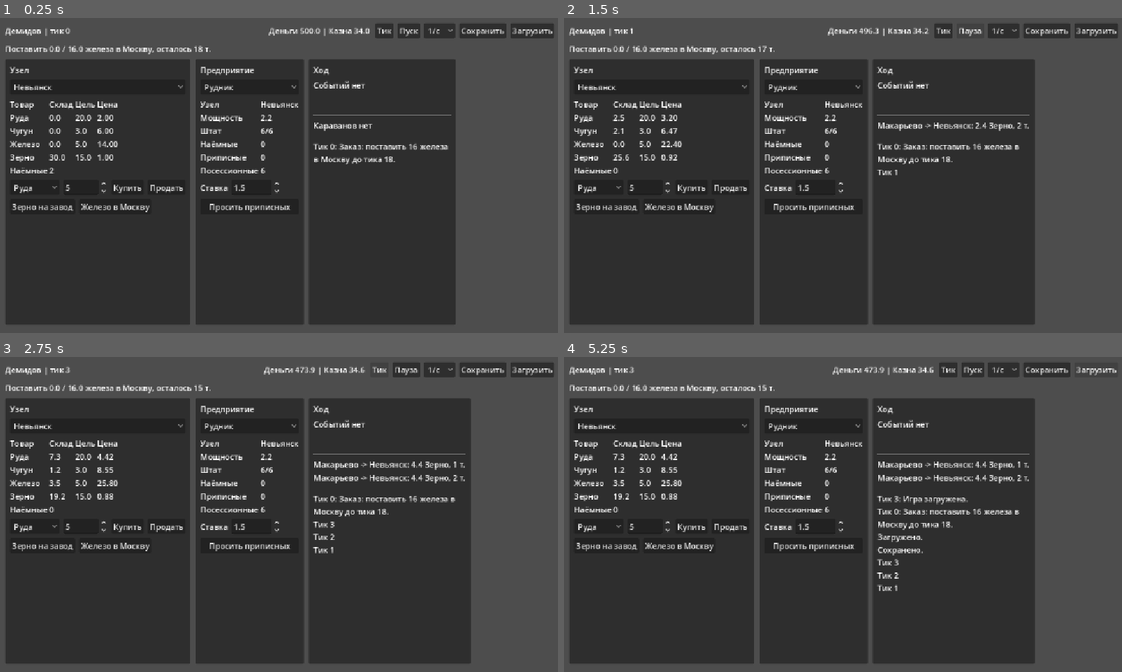
Above: before the commit, frames 1-4 (two rows, left to right).
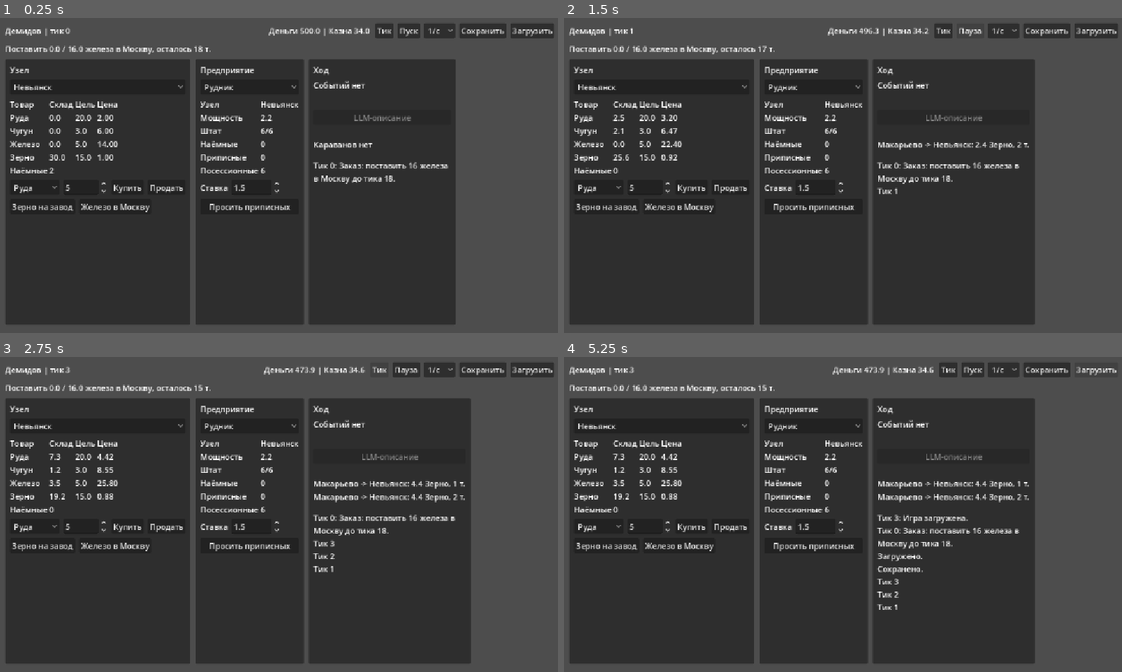
Above: after the commit, the same moments.

Repository: chas36/bearconomy
Game: Godot game, scene res://ui/main.tscn
Same seed, same stepped clock (60 frames per second), same inputs: the game is played once before the commit and once after it.
Inputs:
- Up to frame 1 (0.25 s): no input
- Up to frame 2 (1.5 s): click "Тик" at 0.5 s; click "Пуск" at 1.25 s
- Up to frame 3 (2.75 s): click "Тик" at 2 s
- Up to frame 4 (5.25 s): click "Пауза" at 2.75 s; click "1/с" at 3.5 s; click "Сохранить" at 4.25 s; click "Загрузить" at 5 s

The runs differ from the first frame. In frame 1, 1.2% of the frame differs, in the area x 56-81%, y 30-53%; in frame 2, 1.5%; in frame 3, 2.3%; in frame 4, 3.0%, in the area x 56-84%, y 30-81%.

Commit message:
game: подключить LLM NPC через OpenRouter

Diff:
--- /dev/null
+++ b/game/env_loader.gd
@@ -0,0 +1,46 @@
+# env_loader.gd — чтение локальных настроек без вывода секретов
+extends RefCounted
+
+const DEFAULT_OPENROUTER_MODEL := "openai/gpt-oss-20b:free"
+
+
+static func openrouter_config() -> Dictionary:
+	var file_values := _read_env_file("res://.env")
+	var api_key := OS.get_environment("OPENROUTER_API_KEY")
+	if api_key.is_empty():
+		api_key = file_values.get("OPENROUTER_API_KEY", "")
+
+	var model := OS.get_environment("OPENROUTER_MODEL")
+	if model.is_empty():
+		model = file_values.get("OPENROUTER_MODEL", DEFAULT_OPENROUTER_MODEL)
+
+	return {
+		"api_key": api_key.strip_edges(),
+		"model": model.strip_edges(),
+	}
+
+
+static func _read_env_file(path: String) -> Dictionary:
+	var result := {}
+	var absolute_path := ProjectSettings.globalize_path(path)
+	if not FileAccess.file_exists(absolute_path):
+		return result
+
+	var file := FileAccess.open(absolute_path, FileAccess.READ)
+	if file == null:
+		return result
+
+	while not file.eof_reached():
+		var line := file.get_line().strip_edges()
+		if line.is_empty() or line.begins_with("#") or not line.contains("="):
+			continue
+
+		var split_at := line.find("=")
+		var key := line.substr(0, split_at).strip_edges()
+		var value := line.substr(split_at + 1).strip_edges()
+		if value.length() >= 2 and value.begins_with('"') and value.ends_with('"'):
+			value = value.substr(1, value.length() - 2)
+		if not key.is_empty():
+			result[key] = value
+
+	return result
--- /dev/null
+++ b/game/openrouter_npc.gd
@@ -0,0 +1,172 @@
+# openrouter_npc.gd — временный LLM-NPC слой поверх OpenRouter
+extends RefCounted
+
+const EnvLoader := preload("res://game/env_loader.gd")
+
+const API_HOST := "openrouter.ai"
+const API_PORT := 443
+const CHAT_COMPLETIONS_PATH := "/api/v1/chat/completions"
+const DEFAULT_CA_BUNDLE := "/etc/ssl/cert.pem"
+const CONNECT_TIMEOUT_MS := 8000
+const RESPONSE_TIMEOUT_MS := 30000
+const MAX_EVENT_TEXT_CHARS := 900
+
+
+func generate_event_text(llm_context: Dictionary) -> Dictionary:
+	var config := EnvLoader.openrouter_config()
+	var api_key: String = config.get("api_key", "")
+	if api_key.is_empty():
+		return _failure("OPENROUTER_API_KEY не задан.")
+
+	var payload := {
+		"model": config.get("model", EnvLoader.DEFAULT_OPENROUTER_MODEL),
+		"messages":
+		[
+			{"role": "system", "content": _system_prompt()},
+			{"role": "user", "content": _user_prompt(llm_context)},
+		],
+		"temperature": 0.75,
+		"max_tokens": 220,
+	}
+
+	var response := _post_json(api_key, payload)
+	if not response.get("ok", false):
+		return response
+
+	var parsed = JSON.parse_string(response["body"])
+	if typeof(parsed) != TYPE_DICTIONARY:
+		return _failure("OpenRouter вернул не JSON.")
+
+	var choices: Array = parsed.get("choices", [])
+	if choices.is_empty():
+		return _failure("OpenRouter не вернул вариантов ответа.")
+
+	var message: Dictionary = choices[0].get("message", {})
+	var content := _message_content_to_text(message.get("content", ""))
+	if content.is_empty():
+		return _failure("OpenRouter вернул пустой текст.")
+
+	return {
+		"ok": true,
+		"text": content.left(MAX_EVENT_TEXT_CHARS),
+		"model": parsed.get("model", payload["model"]),
+	}
+
+
+func _post_json(api_key: String, payload: Dictionary) -> Dictionary:
+	var client := HTTPClient.new()
+	var connected := _connect_client(client)
+	if not connected.get("ok", false):
+		return connected
+
+	var sent := _send_request(client, api_key, payload)
+	if not sent.get("ok", false):
+		client.close()
+		return sent
+
+	var response := _read_response(client)
+	client.close()
+	return response
+
+
+func _connect_client(client: HTTPClient) -> Dictionary:
+	var err := client.connect_to_host(API_HOST, API_PORT, _tls_options())
+	if err != OK:
+		return _failure("Не удалось начать TLS-соединение с OpenRouter: %d." % err)
+
+	var connect_deadline := Time.get_ticks_msec() + CONNECT_TIMEOUT_MS
+	while client.get_status() in [HTTPClient.STATUS_CONNECTING, HTTPClient.STATUS_RESOLVING]:
+		client.poll()
+		if Time.get_ticks_msec() > connect_deadline:
+			client.close()
+			return _failure("Таймаут соединения с OpenRouter.")
+		OS.delay_msec(50)
+
+	if client.get_status() != HTTPClient.STATUS_CONNECTED:
+		client.close()
+		return _failure("OpenRouter недоступен.")
+
+	return {"ok": true}
+
+
+func _send_request(client: HTTPClient, api_key: String, payload: Dictionary) -> Dictionary:
+	var headers := [
+		"Authorization: Bearer %s" % api_key,
+		"Content-Type: application/json",
+		"HTTP-Referer: https://local.bearconomy",
+		"X-Title: Bearconomy Demidov Prototype",
+	]
+	var err := client.request(
+		HTTPClient.METHOD_POST, CHAT_COMPLETIONS_PATH, headers, JSON.stringify(payload)
+	)
+	if err != OK:
+		return _failure("Не удалось отправить запрос в OpenRouter.")
+	return {"ok": true}
+
+
+func _read_response(client: HTTPClient) -> Dictionary:
+	var body := PackedByteArray()
+	var response_deadline := Time.get_ticks_msec() + RESPONSE_TIMEOUT_MS
+	while client.get_status() == HTTPClient.STATUS_REQUESTING:
+		client.poll()
+		if Time.get_ticks_msec() > response_deadline:
+			return _failure("Таймаут ожидания OpenRouter.")
+		OS.delay_msec(50)
+
+	while client.get_status() == HTTPClient.STATUS_BODY:
+		client.poll()
+		var chunk := client.read_response_body_chunk()
+		if chunk.is_empty():
+			OS.delay_msec(50)
+		else:
+			body.append_array(chunk)
+		if Time.get_ticks_msec() > response_deadline:
+			return _failure("Таймаут чтения ответа OpenRouter.")
+
+	var code := client.get_response_code()
+	var text := body.get_string_from_utf8()
+	if code < 200 or code >= 300:
+		return _failure("OpenRouter вернул HTTP %d: %s" % [code, text.left(180)])
+
+	return {"ok": true, "body": text}
+
+
+func _tls_options() -> TLSOptions:
+	var cert := X509Certificate.new()
+	if cert.load(DEFAULT_CA_BUNDLE) == OK:
+		return TLSOptions.client(cert)
+	return TLSOptions.client()
+
+
+func _message_content_to_text(content) -> String:
+	if typeof(content) == TYPE_STRING:
+		return content.strip_edges()
+	if typeof(content) == TYPE_ARRAY:
+		var parts: Array[String] = []
+		for item in content:
+			if typeof(item) == TYPE_DICTIONARY and item.get("type", "") == "text":
+				parts.append(str(item.get("text", "")).strip_edges())
+		return "\n".join(parts).strip_edges()
+	return str(content).strip_edges()
+
+
+func _system_prompt() -> String:
+	return (
+		"Ты временный нарративный NPC-слой экономического симулятора о России XVIII века. "
+		+ "Пиши живым русским языком, без клюквы и канцелярита. "
+		+ "Не меняй правила, числа, эффекты и варианты выбора. "
+		+ "Не называй внутренние эффекты баллами, параметрами или JSON-полями. "
+		+ "Верни только атмосферное описание текущего события на 2-4 коротких предложения."
+	)
+
+
+func _user_prompt(llm_context: Dictionary) -> String:
+	return "Контекст события и состояния симуляции:\n%s" % JSON.stringify(llm_context)
+
+
+func _failure(message: String) -> Dictionary:
+	return {
+		"ok": false,
+		"text": "",
+		"error": message,
+	}
--- /dev/null
+++ b/llm_smoke.gd
@@ -0,0 +1,31 @@
+# llm_smoke.gd — headless-проверка временного OpenRouter LLM слоя
+extends SceneTree
+
+const Gameplay := preload("res://sim/gameplay.gd")
+const OpenRouterNpc := preload("res://game/openrouter_npc.gd")
+
+
+func _init() -> void:
+	var gameplay := Gameplay.new()
+	gameplay.setup()
+	while not gameplay.has_pending_event() and gameplay.economy.tick_count < 6:
+		gameplay.advance_tick()
+
+	if not gameplay.has_pending_event():
+		print("[LLM] Событие для проверки не поднялось.")
+		quit(1)
+		return
+
+	var client := OpenRouterNpc.new()
+	var result := client.generate_event_text(gameplay.to_llm_context())
+	if result.get("ok", false):
+		gameplay.set_pending_event_narrative(result["text"])
+		print("[LLM] model=%s" % result.get("model", ""))
+		print("[LLM] event=%s" % gameplay.pending_event_title())
+		print("[LLM] text=%s" % gameplay.pending_event_body())
+		quit()
+	else:
+		print("[LLM] fallback=%s" % result.get("error", "unknown"))
+		print("[LLM] event=%s" % gameplay.pending_event_title())
+		print("[LLM] text=%s" % gameplay.pending_event_body())
+		quit(2)
--- a/sim/gameplay.gd
+++ b/sim/gameplay.gd
@@ -77,7 +77,7 @@
 
 
 func pending_event_body() -> String:
-	return pending_event.get("body", "")
+	return pending_event.get("generated_body", pending_event.get("body", ""))
 
 
 func pending_event_choices() -> Array:
@@ -86,6 +86,16 @@
 
 func pending_event_tags() -> Array:
 	return pending_event.get("tags", [])
+
+
+func set_pending_event_narrative(text: String) -> void:
+	if pending_event.is_empty():
+		return
+	var clean_text := text.strip_edges()
+	if clean_text.is_empty():
+		return
+	pending_event["generated_body"] = clean_text
+	_add_notice("Событие получило LLM-описание.")
 
 
 func choose_event(choice_index: int) -> void:
--- a/ui/main.gd
+++ b/ui/main.gd
@@ -6,6 +6,7 @@
 const TradeNode := preload("res://sim/trade_node.gd")
 const Enterprise := preload("res://sim/enterprise.gd")
 const Gameplay := preload("res://sim/gameplay.gd")
+const OpenRouterNpc := preload("res://game/openrouter_npc.gd")
 
 var gameplay := Gameplay.new()
 var economy
@@ -30,6 +31,7 @@
 var event_title_label: Label
 var event_body_label: Label
 var event_choice_box: VBoxContainer
+var event_llm_button: Button
 var node_grid: GridContainer
 var enterprise_grid: GridContainer
 var caravan_box: VBoxContainer
@@ -220,6 +222,11 @@
 	event_body_label = Label.new()
 	event_body_label.autowrap_mode = TextServer.AUTOWRAP_WORD_SMART
 	right.add_child(event_body_label)
+
+	event_llm_button = Button.new()
+	event_llm_button.text = "LLM-описание"
+	event_llm_button.pressed.connect(_on_event_llm_pressed)
+	right.add_child(event_llm_button)
 
 	event_choice_box = VBoxContainer.new()
 	event_choice_box.add_theme_constant_override("separation", 6)
@@ -285,10 +292,12 @@
 	if not gameplay.has_pending_event():
 		event_title_label.text = "Событий нет"
 		event_body_label.text = ""
+		event_llm_button.disabled = true
 		return
 
 	event_title_label.text = gameplay.pending_event_title()
 	event_body_label.text = gameplay.pending_event_body()
+	event_llm_button.disabled = false
 	var choices := gameplay.pending_event_choices()
 	for i in range(choices.size()):
 		var choice: Dictionary = choices[i]
@@ -510,6 +519,26 @@
 	_refresh_all()
 
 
+func _on_event_llm_pressed() -> void:
+	if not gameplay.has_pending_event():
+		return
+	event_llm_button.disabled = true
+	event_llm_button.text = "Запрос..."
+	_refresh_all()
+
+	var client := OpenRouterNpc.new()
+	var result := client.generate_event_text(gameplay.to_llm_context())
+	if result.get("ok", false):
+		gameplay.set_pending_event_narrative(result["text"])
+		_add_log("LLM: описание обновлено (%s)." % result.get("model", "model"))
+	else:
+		_add_log("LLM: %s" % result.get("error", "не удалось получить описание"))
+
+	event_llm_button.text = "LLM-описание"
+	event_llm_button.disabled = false
+	_refresh_all()
+
+
 func _on_save_pressed() -> void:
 	if gameplay.save_to_file():
 		_add_log("Сохранено.")
Not shown, added: .env.example
Not shown, changed: CLAUDE.md
Not shown, changed: README.md
